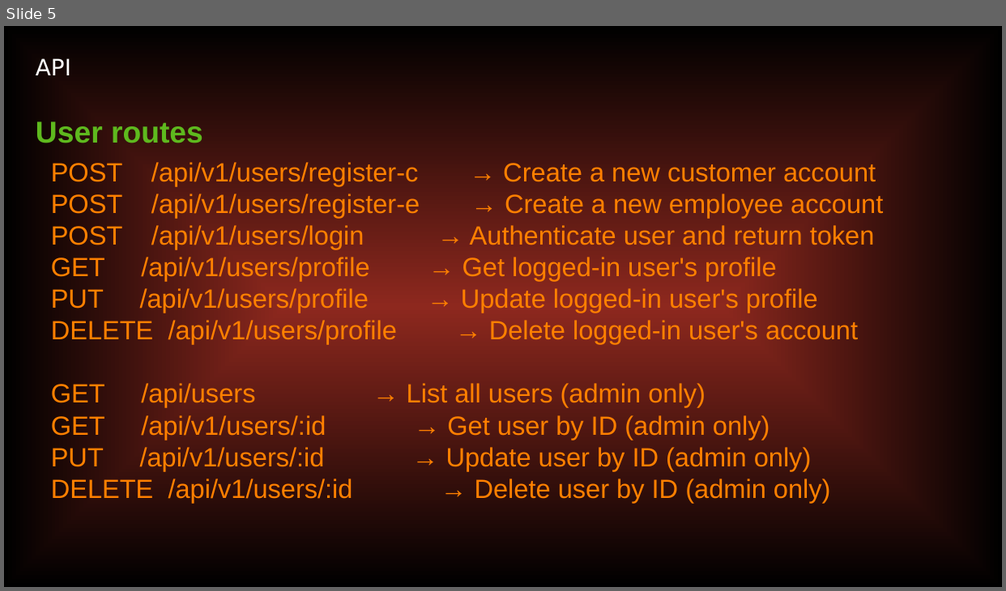
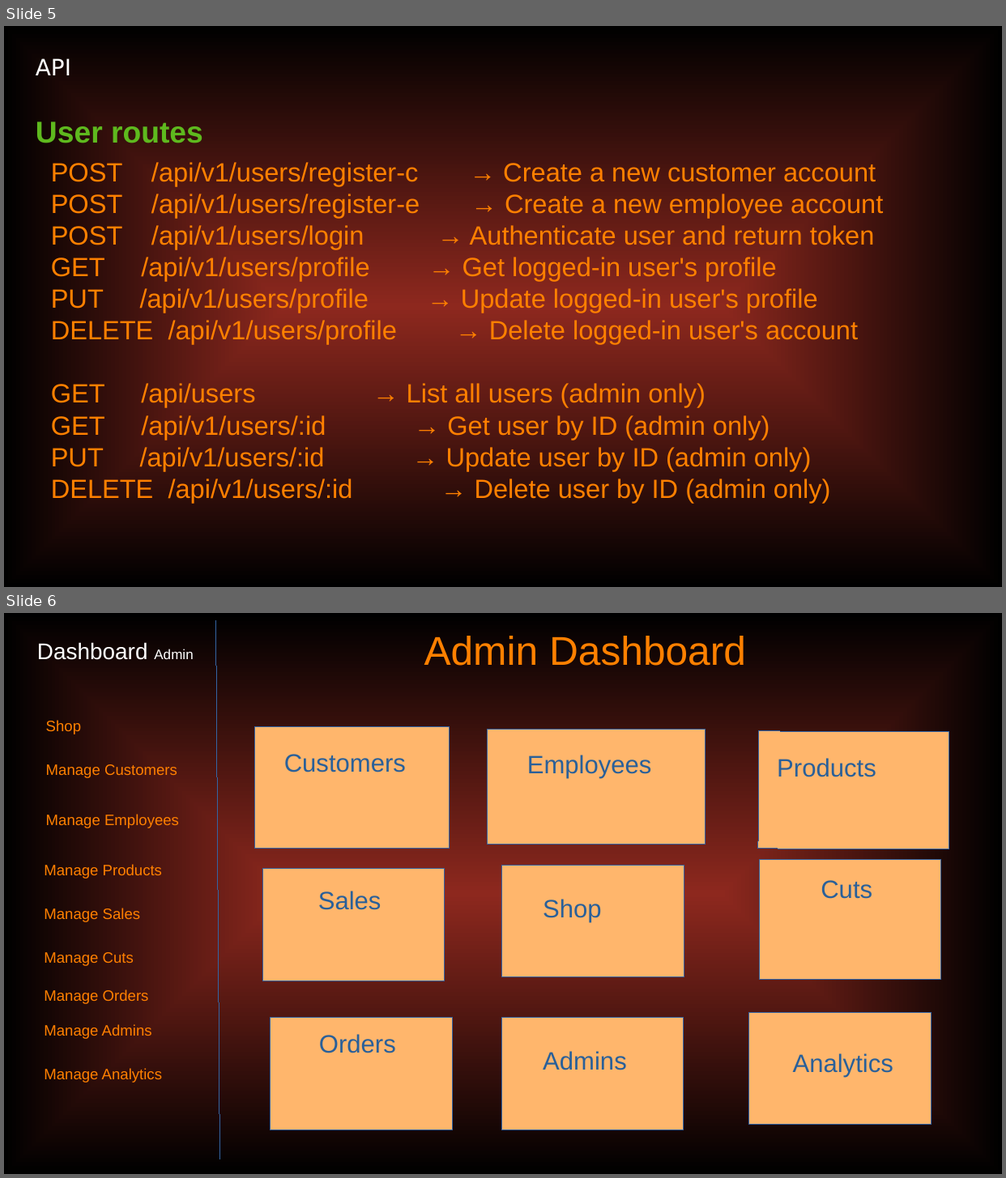
Before and after one commit to coderSulimanKhan/jewelry_website, a slide deck: planning/planning.odp. Shown one above the other, each under a label of ours: slide 5 before the commit, slides 5 and 6 after it. The pictures are 1006x591 and 1006x1178 pixels, drawn with LibreOffice and Linux fonts; fonts in the diff are those of the drawing. Boxes give left, top, right and bottom in pixels: in the first picture for what was removed or moved away, otherwise in the second. Text is boxed around its words. In the diff, an @@ line names an element or a change of style, - is before the commit and + after.

Commit message:
start admin dashboard

```diff
--- a/planning/planning.odp
+++ b/planning/planning.odp
@@ slide 6 added at [4, 613, 1002, 1174], background gradient #8D281E to #000000 @@
@@ line added from (216, 621) to (219, 1160), #3465A4 0 pt @@
@@ text added at [424, 636, 746, 666], 32 pt, text #FF8000 @@
+Admin Dashboard
@@ text added at [37, 642, 193, 660], 18 pt, text #FFFFFF @@
+Dashboard Admin
@@ text added at [46, 720, 81, 735], 12 pt, text #FF8000 @@
+Shop
@@ rectangle added at [255, 727, 450, 849], fill #FFB66C, outline #3465A4 0 pt @@
@@ rectangle added at [488, 730, 705, 845], fill #FFB66C, outline #3465A4 0 pt @@
@@ rectangle added at [758, 731, 949, 850], fill #FFB66C, outline #3465A4 0 pt @@
@@ text added at [284, 754, 406, 773], 20 pt, text #2A6099 @@
+Customers
@@ text added at [527, 755, 652, 779], 20 pt, text #2A6099 @@
+Employees
@@ text added at [777, 758, 876, 777], 20 pt, text #2A6099 @@
+Products
@@ text added at [46, 764, 177, 778], 12 pt, text #FF8000 @@
+Manage Customers
@@ text added at [46, 814, 179, 828], 12 pt, text #FF8000 @@
+Manage Employees
@@ text added at [44, 864, 162, 879], 12 pt, text #FF8000 @@
+Manage Products
@@ rectangle added at [263, 868, 445, 982], fill #FFB66C, outline #3465A4 0 pt @@
@@ rectangle added at [502, 866, 685, 978], fill #FFB66C, outline #3465A4 0 pt @@
@@ rectangle added at [759, 860, 941, 980], fill #FFB66C, outline #3465A4 0 pt @@
@@ text added at [318, 891, 381, 910], 20 pt, text #2A6099 @@
+Sales
@@ text added at [543, 899, 602, 922], 20 pt, text #2A6099 @@
+Shop
@@ text added at [820, 880, 872, 899], 20 pt, text #2A6099 @@
+Cuts
@@ text added at [44, 908, 141, 922], 12 pt, text #FF8000 @@
+Manage Sales
@@ text added at [44, 952, 134, 966], 12 pt, text #FF8000 @@
+Manage Cuts
@@ text added at [44, 990, 149, 1004], 12 pt, text #FF8000 @@
+Manage Orders
@@ text added at [44, 1024, 152, 1039], 12 pt, text #FF8000 @@
+Manage Admins
@@ rectangle added at [270, 1018, 452, 1131], fill #FFB66C, outline #3465A4 0 pt @@
@@ rectangle added at [502, 1018, 684, 1131], fill #FFB66C, outline #3465A4 0 pt @@
@@ rectangle added at [749, 1012, 932, 1125], fill #FFB66C, outline #3465A4 0 pt @@
@@ text added at [319, 1034, 396, 1054], 20 pt, text #2A6099 @@
+Orders
@@ text added at [44, 1068, 162, 1083], 12 pt, text #FF8000 @@
+Manage Analytics
@@ text added at [543, 1051, 627, 1071], 20 pt, text #2A6099 @@
+Admins
@@ text added at [793, 1054, 893, 1077], 20 pt, text #2A6099 @@
+Analytics
```
Also in this commit, not shown: 3 other files.
